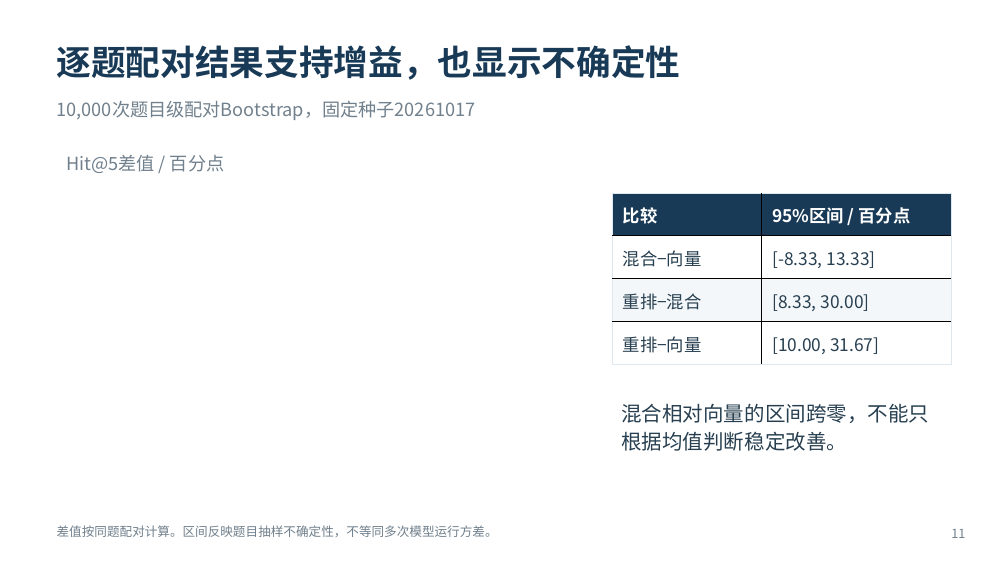
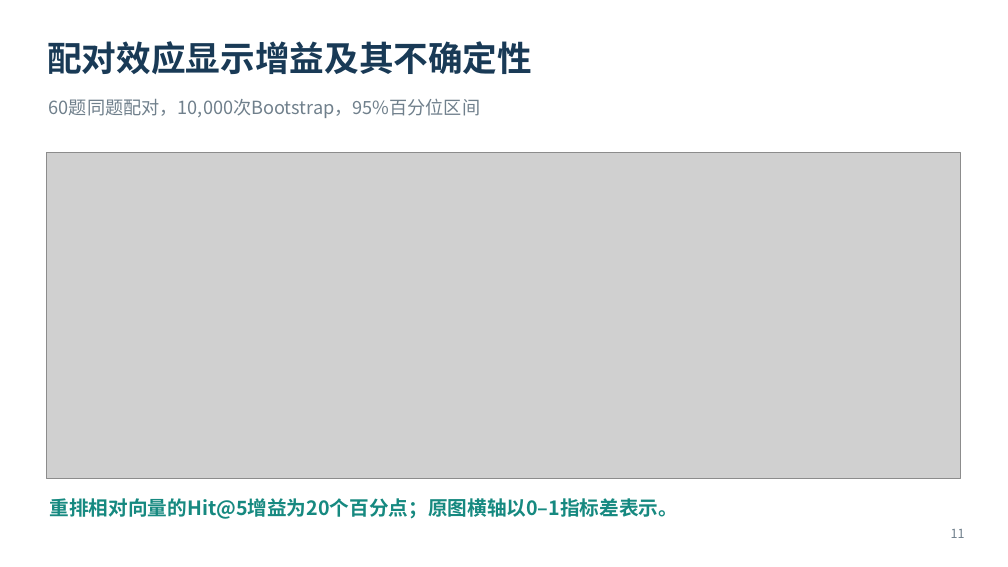
Before and after one commit to JueBeiYi/-RAG-Agent-, a slide deck: slide 11 of artifacts/defense/课设答辩_智能科研助理.pptx. Drawn at 1008x567 pixels with LibreOffice and Linux fonts; fonts in the diff are those of the drawing; grey boxes stand for pictures. Boxes give left, top, right and bottom in pixels: in the first picture for what was removed or moved away, otherwise in the second. Text is boxed around its words. In the diff, an @@ line names an element or a change of style, - is before the commit and + after.

```diff
--- a/artifacts/defense/课设答辩_智能科研助理.pptx
+++ b/artifacts/defense/课设答辩_智能科研助理.pptx
@@ text at bbox=[47, 41, 532, 74]: text changed @@
-逐题配对结果支持增益，也显示不确定性
+配对效应显示增益及其不确定性
@@ text at bbox=[49, 99, 480, 118]: text changed @@
-10,000次题目级配对Bootstrap，固定种子20261017
+60题同题配对，10,000次Bootstrap，95%百分位区间
@@ picture added at bbox=[46, 153, 960, 479] @@
@@ text removed at bbox=[66, 155, 224, 173] @@
-Hit@5差值 / 百分点
@@ table removed at bbox=[612, 193, 951, 364], 4 rows, 2 columns @@
-比较 | 95%区间 / 百分点
-混合−向量 | [-8.33, 13.33]
-重排−混合 | [8.33, 30.00]
-重排−向量 | [10.00, 31.67]
@@ text removed at bbox=[621, 403, 929, 451] @@
-混合相对向量的区间跨零，不能只根据均值判断稳定改善。
@@ text added at bbox=[50, 498, 679, 519], 18.8 pt, text #168980, bold @@
+重排相对向量的Hit@5增益为20个百分点；原图横轴以0–1指标差表示。
@@ text removed at bbox=[57, 525, 498, 537] @@
-差值按同题配对计算。区间反映题目抽样不确定性，不等同多次模型运行方差。
```
Also in this commit, not shown: 16 other slides changed, 2 slides added, 2 slides removed, 9 other files.
